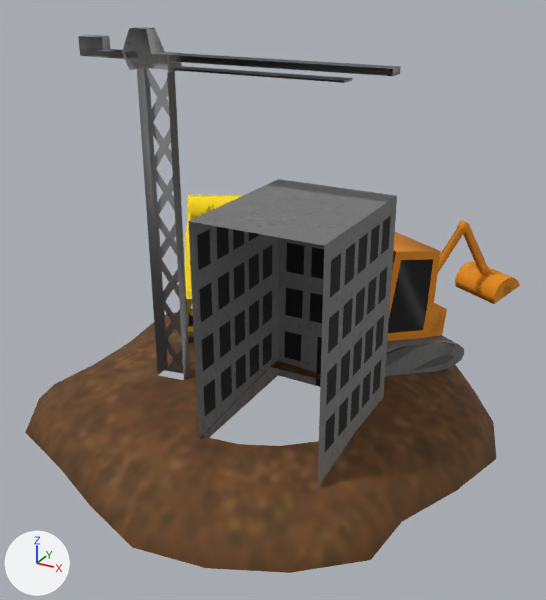
A saved change to the FBX model Assets/Prefabs/NewPrefabs/BUILDING TYPES/BuildingSite/BuildingSite.fbx.
Before and after are seen from a camera (50 mm lens) standing at (0.478, -0.882, 0.609) and looking at (0.013, -0.036, 0.186). The lights are fixed; the arrows at lower left show +X, +Y and +Z. Where no turn or scale is listed for an object, it has been applied to the vertices. Vertices at the same position are counted once.
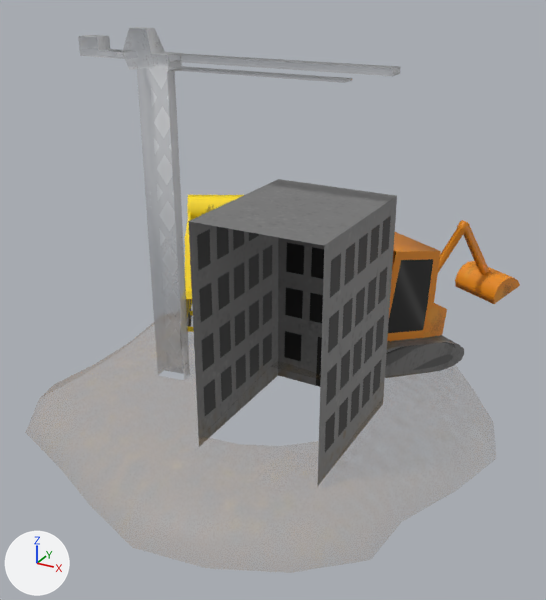
The newer file is also rescaled (x0.955) as a whole; pictures and numbers use the older file's frame.

What the commit changed:
Picture 'BuildingSiteTexture_Crane.png' (img_buildingsitetexture_crane_png) is now built by load_image('BuildingSiteTexture_Crane.tif', '../../../../Textures/BuildingSiteTexture/BuildingSiteTexture_Crane.png', 1024, 1024, 'Non-Color') instead of load_image('BuildingSiteTexture_Crane.png', '../../../../Textures/BuildingSiteTexture/BuildingSiteTexture_Crane.png', 1024, 1024, 'sRGB').
Material 'lambert2' (mat_lambert2) is new.
Uses the picture img_buildingsitetexture_crane_png.
me_mesh is used by ob_box003; location (0.0, -0.023, 0.271).
me_mesh had 178 vertices, 164 faces and spanned x -0.332..0.332, y -0.339..0.339, z -0.271..0.271.
me_mesh now has 177 vertices, 164 faces and spans x -0.332..0.332, y -0.339..0.339, z -0.271..0.271.
me_mesh part 1: 164 faces spanning x -0.332..0.332, y -0.339..0.339, z -0.271..0.271 switch from mat_material__1 to mat_lambert2.

Location of each change, [x1, y1, x2, y2] in pixels of the pictures (546 x 600 px):
'Box003', surface changed, reshaped
    before: [25, 27, 496, 573]
    after: [78, 27, 401, 377]
